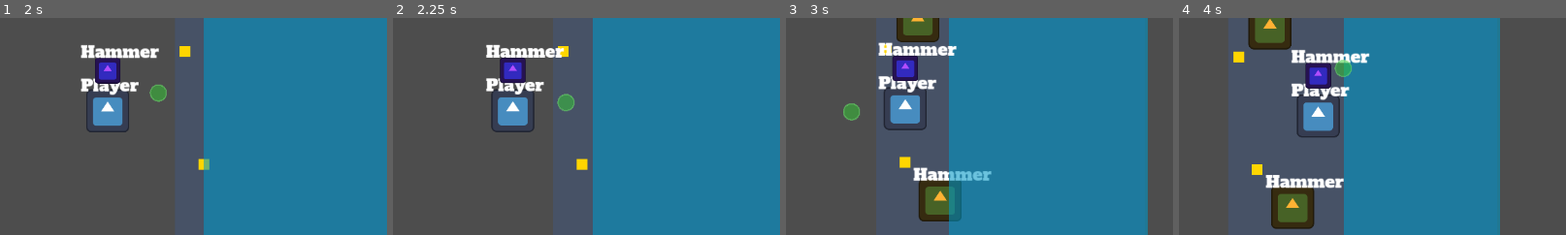
Above: before the commit, frames 1-4 (left to right).
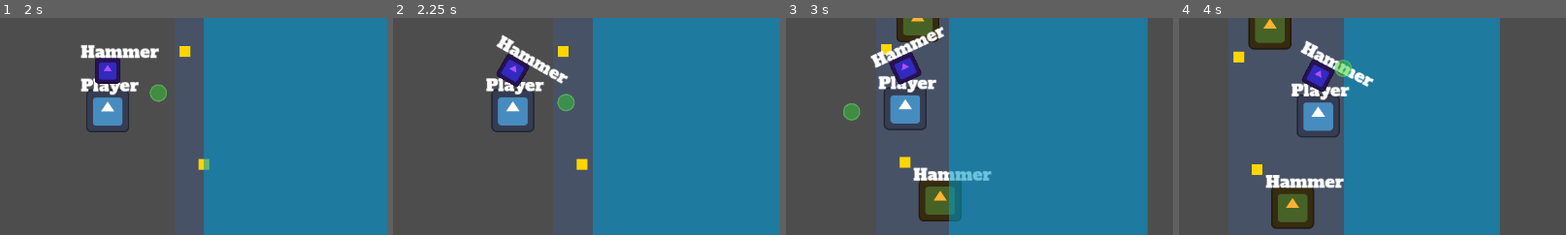
Above: after the commit, the same moments.

Repository: poga/dark-sea
Game: Godot game, scene res://scenes/menu/main_menu.tscn
Two runs of this game, one before a commit and one after it. Both use one fixed random seed, a clock stepped at 60 frames per second and the inputs below. The engine's default icon, where the game draws it, is replaced by a stand-in: a white triangle on a blue panel in a dark square.
Inputs (mouse positions are % of the whole screen's width and height, from its top left):
- Up to frame 1 (2 s): click "Play" at 0.5 s; click "Select" at 1.25 s
- Up to frame 2 (2.25 s): tap Enter at 2 s; move the mouse to (72, 45) at 2.02 s; press the mouse at (72, 45) at 2.03 s; hold D (move_right) from 2.03 s (still down)
- Up to frame 3 (3 s): release D (move_right) at 2.75 s; release the mouse at (72, 45) at 2.75 s; drag from (30, 55) to (4, 51) at 2.77 s
- Up to frame 4 (4 s): move the mouse to (60, 28) at 3.52 s; hold D (move_right) from 3.53 s (still down); hold Shift from 3.53 s (still down); click (60, 28) at 3.8 s
The pictures show only the part of the screen within x 35-84%, y 30-80%; the shares and areas given below are measured in that part.

Frame 1 is identical in both runs. In frame 2, 1.8% of the frame differs, in the area x 24-46%, y 7-32%; in frame 3, 1.8%; in frame 4, 1.9%, in the area x 29-51%, y 10-35%.

Commit message:
feat: wire swing animation into GameManager.use_active_item
Co-Authored-By: Claude Opus 4.6 <noreply@anthropic.com>

Diff:
--- a/core/game_manager.gd
+++ b/core/game_manager.gd
@@ -243,6 +243,8 @@
 	var item: Area2D = get_active_item()
 	if item == null:
 		return
+	if item.is_swinging:
+		return
 	item_use_attempted.emit(item)
 	var context: Dictionary = {
 		"target_position": target_position,
@@ -251,6 +253,10 @@
 	if not item.can_use(context):
 		item_use_failed.emit(item)
 		return
+	var facing: Vector2 = _player.facing_direction if _player else Vector2.RIGHT
+	item.play_swing(facing, func(): _apply_item_use(item, context))
+
+func _apply_item_use(item: Area2D, context: Dictionary) -> void:
 	var result: int = item.use(context)
 	if result == item.UseResult.NOTHING:
 		item_use_failed.emit(item)
@@ -269,7 +275,7 @@
 			if _player:
 				_player.get_node("HoldPosition").remove_child(item)
 				_player.get_parent().add_child(item)
-			item.global_position = target_position
+			item.global_position = context.target_position
 			item.activate()
 			inventory_changed.emit(active_slot, null)
 	item_used.emit(item, result)
--- a/core/tests/test_swing.gd
+++ b/core/tests/test_swing.gd
@@ -1,6 +1,7 @@
 extends GutTest
 
 var item: Area2D
+var player: CharacterBody2D
 
 func before_each():
 	item = preload("res://scenes/item/item.tscn").instantiate()
@@ -24,3 +25,25 @@
 	item.play_swing(Vector2.RIGHT, func(): pass)
 	assert_not_null(item._swing_tween)
 	assert_true(item._swing_tween.is_valid())
+
+func _setup_player_and_item() -> Area2D:
+	GameManager.reset_inventory()
+	player = preload("res://scenes/player/player.tscn").instantiate()
+	add_child_autofree(player)
+	GameManager.register_player(player)
+	var held: Area2D = preload("res://scenes/item/item.tscn").instantiate()
+	add_child_autofree(held)
+	GameManager.try_pickup(held)
+	return held
+
+func test_use_active_item_blocked_during_swing():
+	var held: Area2D = _setup_player_and_item()
+	held.is_swinging = true
+	watch_signals(GameManager)
+	GameManager.use_active_item(Vector2(100, 0))
+	assert_signal_not_emitted(GameManager, "item_use_attempted")
+
+func test_use_active_item_starts_swing():
+	var held: Area2D = _setup_player_and_item()
+	GameManager.use_active_item(Vector2(100, 0))
+	assert_true(held.is_swinging)
